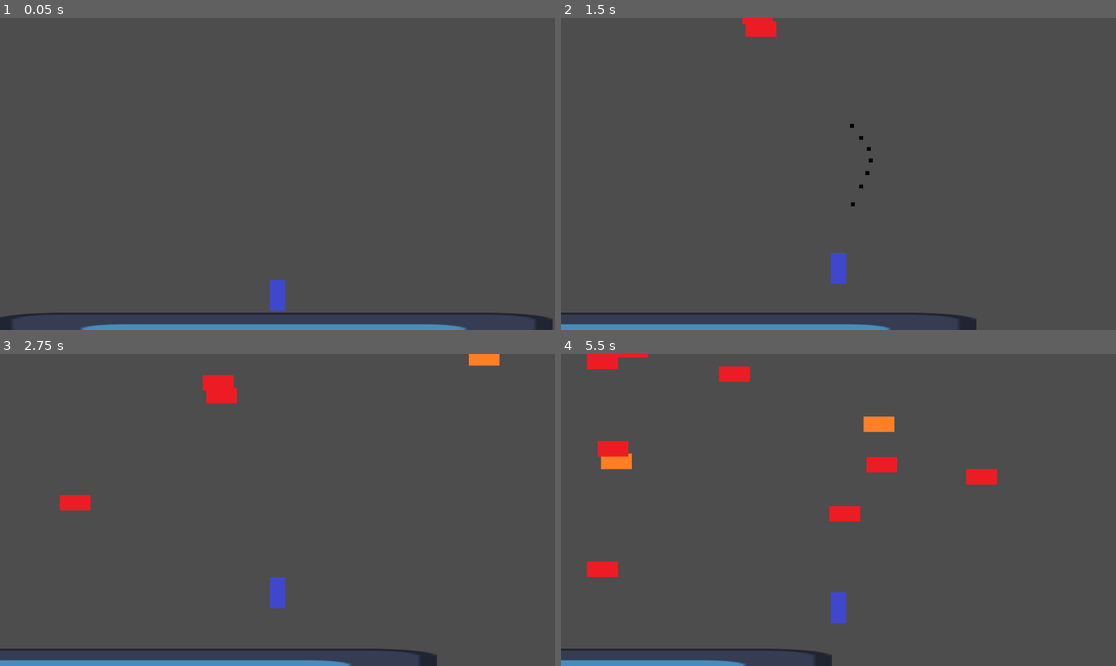
Above: before the commit, frames 1-4 (two rows, left to right).
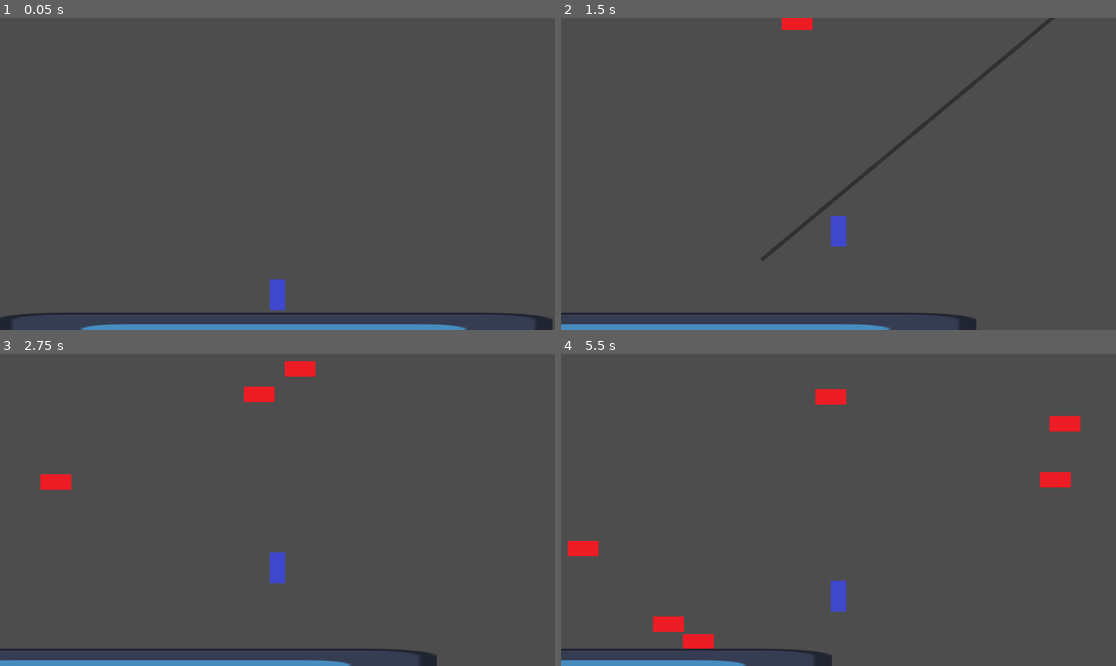
Above: after the commit, the same moments.

Repository: notMSB/bunk
Game: Godot game, scene res://scenes/game.tscn
The game is run twice, just before and just after one commit, with the same random seed, the same clock (stepped at 60 frames per second) and the same inputs. The engine's default icon, where the game draws it, is replaced by a stand-in: a white triangle on a blue panel in a dark square.
Inputs (mouse positions are in pixels of both pictures, inside the frame that each line leads up to):
- Up to frame 1 (0.05 s): no input
- Up to frame 2 (1.5 s): tap Enter (ui_accept) at 0.5, 0.8, 1.35 s; move the mouse to (960, 158) at 0.52 s; press the mouse at (960, 158) at 0.53 s; hold Right (ui_right) from 0.53 s (still down); tap Space (jump, bound only after the commit) at 0.77, 1.07 s; move the mouse to (727, 189) at 1.27 s; release the mouse at (727, 189) at 1.28 s
- Up to frame 3 (2.75 s): tap Space (jump, bound only after the commit) at 1.52, 1.82, 2.3 s; tap Up (swap, bound only after the commit) at 1.55, 2.1 s; move the mouse to (333, 441) at 2.02 s; release Right (ui_right) at 2.03 s; hold Left (ui_left) from 2.03 s (still down)
- Up to frame 4 (5.5 s): move the mouse to (810, 572) at 2.77 s; release Left (ui_left) at 2.78 s; hold Right (ui_right) 2.78-4.28 s; tap Space (jump, bound only after the commit) at 2.85, 3.02, 3.32, 3.77, 4.07, 4.52, 4.82, 5.3 s; click (810, 572) at 3.05 s; move the mouse to (1005, 556) at 3.52 s; press the mouse at (1005, 556) at 3.53 s; tap Enter (ui_accept) at 3.8, 4.35 s; move the mouse to (672, 463) at 4.27 s; release the mouse at (672, 463) at 4.28 s; hold Left (ui_left) 4.28-5.03 s; tap Up (swap, bound only after the commit) at 4.55, 5.1 s; move the mouse to (866, 510) at 5.02 s; hold Right (ui_right) from 5.03 s (still down)

The runs differ from the first frame. In frame 1, less than 0.1% of the frame differs, in the area x 48-52%, y 83-94%; in frame 2, 2.0%; in frame 3, 2.3%; in frame 4, 4.5%, in the area x 1-94%, y 0-95%.

Commit message:
enemy aggro ai

Diff:
--- a/project.godot
+++ b/project.godot
@@ -42,6 +42,24 @@
 "events": [Object(InputEventMouseButton,"resource_local_to_scene":false,"resource_name":"","device":-1,"window_id":0,"a …(253 unchanged characters)…
 ]
 }
+down={
+"deadzone": 0.5,
+"events": [Object(InputEventKey,"resource_local_to_scene":false,"resource_name":"","device":-1,"window_id":0,"alt_pressed":false,"shift_pressed":false,"ctrl_pressed":false,"meta_pressed":false,"pressed":false,"keycode":0,"physical_keycode":4194322,"key_label":0,"unicode":0,"echo":false,"script":null)
+, Object(InputEventKey,"resource_local_to_scene":false,"resource_name":"","device":-1,"window_id":0,"alt_pressed":false,"shift_pressed":false,"ctrl_pressed":false,"meta_pressed":false,"pressed":false,"keycode":0,"physical_keycode":83,"key_label":0,"unicode":115,"echo":false,"script":null)
+]
+}
+jump={
+"deadzone": 0.5,
+"events": [Object(InputEventKey,"resource_local_to_scene":false,"resource_name":"","device":-1,"window_id":0,"alt_pressed":false,"shift_pressed":false,"ctrl_pressed":false,"meta_pressed":false,"pressed":false,"keycode":0,"physical_keycode":32,"key_label":0,"unicode":32,"echo":false,"script":null)
+, Object(InputEventMouseButton,"resource_local_to_scene":false,"resource_name":"","device":-1,"window_id":0,"alt_pressed":false,"shift_pressed":false,"ctrl_pressed":false,"meta_pressed":false,"button_mask":0,"position":Vector2(0, 0),"global_position":Vector2(0, 0),"factor":1.0,"button_index":2,"canceled":false,"pressed":false,"double_click":false,"script":null)
+]
+}
+swap={
+"deadzone": 0.5,
+"events": [Object(InputEventKey,"resource_local_to_scene":false,"resource_name":"","device":-1,"window_id":0,"alt_pressed":false,"shift_pressed":false,"ctrl_pressed":false,"meta_pressed":false,"pressed":false,"keycode":0,"physical_keycode":4194320,"key_label":0,"unicode":0,"echo":false,"script":null)
+, Object(InputEventKey,"resource_local_to_scene":false,"resource_name":"","device":-1,"window_id":0,"alt_pressed":false,"shift_pressed":false,"ctrl_pressed":false,"meta_pressed":false,"pressed":false,"keycode":0,"physical_keycode":87,"key_label":0,"unicode":119,"echo":false,"script":null)
+]
+}
 
 [layer_names]
 
@@ -51,3 +69,7 @@
 2d_physics/layer_4="Floor"
 2d_physics/layer_5="Platform"
 2d_physics/layer_6="Blocker"
+
+[physics]
+
+2d/default_gravity=880.0
--- /dev/null
+++ b/scenes/basic_gun.tscn
@@ -0,0 +1,8 @@
+[gd_scene load_steps=3 format=3 uid="uid://cd5egnil261mn"]
+
+[ext_resource type="Script" path="res://scripts/basic_gun.gd" id="1_ssa6i"]
+[ext_resource type="PackedScene" uid="uid://dak8tshl61njw" path="res://scenes/bullet.tscn" id="2_vqvf0"]
+
+[node name="basic_gun" type="Node2D"]
+script = ExtResource("1_ssa6i")
+Projectile = ExtResource("2_vqvf0")
--- a/scenes/enemy.tscn
+++ b/scenes/enemy.tscn
@@ -1,7 +1,8 @@
-[gd_scene load_steps=6 format=3 uid="uid://cydvsy2fg6d5e"]
+[gd_scene load_steps=7 format=3 uid="uid://cydvsy2fg6d5e"]
 
 [ext_resource type="Script" path="res://scripts/enemy.gd" id="1_rheqo"]
 [ext_resource type="Texture2D" uid="uid://v2pfogxv7iam" path="res://assets/sprites/enemy.png" id="2_nbfk6"]
+[ext_resource type="Script" path="res://scripts/crab_ai.gd" id="3_qh04d"]
 
 [sub_resource type="RectangleShape2D" id="RectangleShape2D_v371p"]
 size = Vector2(62, 30)
@@ -10,7 +11,7 @@
 size = Vector2(64, 4)
 
 [sub_resource type="RectangleShape2D" id="RectangleShape2D_vj3ap"]
-size = Vector2(64, 32)
+size = Vector2(64, 34)
 
 [node name="Enemy" type="CharacterBody2D"]
 collision_layer = 2
@@ -35,6 +36,10 @@
 [node name="ContactDamage" type="Area2D" parent="."]
 
 [node name="CollisionShape2D" type="CollisionShape2D" parent="ContactDamage"]
+position = Vector2(0, -1)
 shape = SubResource("RectangleShape2D_vj3ap")
 
+[node name="AI" type="Node2D" parent="."]
+script = ExtResource("3_qh04d")
+
 [connection signal="body_entered" from="ContactDamage" to="." method="_on_contact_damage_body_entered"]
--- /dev/null
+++ b/scenes/laser.tscn
@@ -0,0 +1,21 @@
+[gd_scene load_steps=4 format=3 uid="uid://nam6xdgenv6o"]
+
+[ext_resource type="Script" path="res://scripts/laser.gd" id="1_ummpp"]
+[ext_resource type="Texture2D" uid="uid://2vxf00blm6y4" path="res://assets/sprites/bullet.png" id="2_a5adh"]
+
+[sub_resource type="RectangleShape2D" id="RectangleShape2D_xhnio"]
+size = Vector2(8, 8)
+
+[node name="Laser" type="Area2D"]
+scale = Vector2(125, 1)
+collision_layer = 4
+collision_mask = 35
+script = ExtResource("1_ummpp")
+
+[node name="Sprite2D" type="Sprite2D" parent="."]
+texture = ExtResource("2_a5adh")
+
+[node name="CollisionShape2D" type="CollisionShape2D" parent="."]
+shape = SubResource("RectangleShape2D_xhnio")
+
+[connection signal="body_entered" from="." to="." method="_on_body_entered"]
--- /dev/null
+++ b/scenes/laser_gun.tscn
@@ -0,0 +1,8 @@
+[gd_scene load_steps=3 format=3 uid="uid://m6ux2qjpvwha"]
+
+[ext_resource type="Script" path="res://scripts/laser_gun.gd" id="1_qfbif"]
+[ext_resource type="PackedScene" uid="uid://nam6xdgenv6o" path="res://scenes/laser.tscn" id="2_pwijd"]
+
+[node name="laser_gun" type="Node2D"]
+script = ExtResource("1_qfbif")
+Projectile = ExtResource("2_pwijd")
--- a/scenes/player.tscn
+++ b/scenes/player.tscn
@@ -1,8 +1,9 @@
-[gd_scene load_steps=5 format=3 uid="uid://0yy4i0l8ajh1"]
+[gd_scene load_steps=6 format=3 uid="uid://0yy4i0l8ajh1"]
 
 [ext_resource type="Script" path="res://scripts/player.gd" id="1_2e5t6"]
 [ext_resource type="Texture2D" uid="uid://cgvmcx23r8ods" path="res://assets/sprites/player.png" id="2_f5gig"]
-[ext_resource type="PackedScene" uid="uid://dak8tshl61njw" path="res://scenes/bullet.tscn" id="2_ii5y7"]
+[ext_resource type="PackedScene" uid="uid://m6ux2qjpvwha" path="res://scenes/laser_gun.tscn" id="3_5i3k8"]
+[ext_resource type="PackedScene" uid="uid://cd5egnil261mn" path="res://scenes/basic_gun.tscn" id="3_dpfgx"]
 
 [sub_resource type="RectangleShape2D" id="RectangleShape2D_pwljv"]
 size = Vector2(32, 64)
@@ -10,7 +11,6 @@
 [node name="Player" type="CharacterBody2D"]
 collision_mask = 30
 script = ExtResource("1_2e5t6")
-Bullet = ExtResource("2_ii5y7")
 
 [node name="Sprite2D" type="Sprite2D" parent="."]
 texture = ExtResource("2_f5gig")
@@ -23,3 +23,9 @@
 drag_vertical_enabled = true
 drag_top_margin = 1.0
 drag_bottom_margin = 1.0
+
+[node name="Weapon" type="Node2D" parent="."]
+
+[node name="laser_gun" parent="Weapon" instance=ExtResource("3_5i3k8")]
+
+[node name="basic_gun" parent="Weapon" instance=ExtResource("3_dpfgx")]
--- /dev/null
+++ b/scripts/basic_gun.gd
@@ -0,0 +1,5 @@
+extends Node2D
+
+@export var Projectile : PackedScene
+
+const COOLDOWN = .1
--- /dev/null
+++ b/scripts/crab_ai.gd
@@ -0,0 +1,18 @@
+extends Node2D
+
+var player
+@onready var enemy = get_parent()
+
+var changed = false
+
+# Called every frame. 'delta' is the elapsed time since the previous frame.
+func _process(_delta):
+	if !changed and enemy.global_position.distance_to(player.global_position) < 400:
+		var direction = (player.global_position - enemy.global_position).normalized()
+		enemy.velocity.x = direction.x
+		enemy.velocity.y = direction.y
+		enemy.velocity *= 200
+		changed = true
+
+func setup(p):
+	player = p
--- a/scripts/enemy.gd
+++ b/scripts/enemy.gd
@@ -31,12 +31,15 @@
 		boostTimer = BOOST_DEFAULT
 		velocity.y = DEFAULT_VELOCITY
 
-func set_camera(cam):
+func setup(p, cam):
 	camera = cam
+	$AI.setup(p)
 
 func change():
 	velocity.x = 0
+	velocity.y = DEFAULT_VELOCITY
 	isPlatform = true
+	$AI.queue_free()
 	$Sprite2D.texture = ResourceLoader.load("res://assets/sprites/platform.png")
 	$PlatformBody.visible = true
 	$ContactDamage.visible = false
--- /dev/null
+++ b/scripts/laser.gd
@@ -0,0 +1,18 @@
+extends Area2D
+
+var direction = Vector2()
+
+func fire(goalPos, startPos):
+	global_position = startPos
+	direction = (goalPos - startPos).normalized()
+	rotation = direction.angle()
+	position += direction * 4 * scale.x
+
+func _process(_delta):
+	$Sprite2D.modulate.a -= .02
+	if $Sprite2D.modulate.a <= 0: queue_free()
+
+func _on_body_entered(body):
+	if body.collision_layer == 2: #damage enemy
+		if !body.isPlatform:
+			body.change()
--- /dev/null
+++ b/scripts/laser_gun.gd
@@ -0,0 +1,5 @@
+extends Node2D
+
+@export var Projectile : PackedScene
+
+const COOLDOWN = .4
--- a/scripts/player.gd
+++ b/scripts/player.gd
@@ -1,6 +1,4 @@
 extends CharacterBody2D
-
-@export var Bullet : PackedScene
 
 const SPEED = 300.0
 const JUMP_VELOCITY = -500.0
@@ -12,8 +10,7 @@
 const BOOSTLIMIT = -200
 var jumpBoost = 0
 
-const SHOT_COOLDOWN = .1
-var cooldown = SHOT_COOLDOWN
+var cooldown = 0
 
 var currentPlatform = null
 
@@ -21,13 +18,17 @@
 var gravity = ProjectSettings.get_setting("physics/2d/default_gravity")
 
 func _physics_process(delta):
+	if position.y > $Camera2D.get_screen_center_position().y - $Camera2D.offset.y + BOTTOM_MOD:
+		get_tree().reload_current_scene()
 	if not is_on_floor():
 		velocity.y += gravity * delta
-
-	var bottomLimit = $Camera2D.get_screen_center_position().y - $Camera2D.offset.y + BOTTOM_MOD
-	if Input.is_action_pressed("ui_accept") and is_on_floor():
+		jumpBoost = 0
+	if Input.is_action_just_pressed("swap"):
+		$Weapon.move_child($Weapon.get_child(0), 1)
+		cooldown = $Weapon.get_child(0).COOLDOWN
+	if Input.is_action_pressed("down") and is_on_floor():
 		jumpBoost -= 2
-	if Input.is_action_just_released("ui_accept") and is_on_floor() or position.y > bottomLimit:
+	if Input.is_action_just_pressed("jump") and is_on_floor():
 		jump()
 	var direction = Input.get_axis("ui_left", "ui_right")
 	if direction:
@@ -37,11 +38,11 @@
 
 	cooldown -= delta
 	if Input.is_action_pressed("shoot") and cooldown <= 0:
-		var shot = Bullet.instantiate()
+		var shot = $Weapon.get_child(0).Projectile.instantiate()
 		get_node("../Projectiles").add_child(shot)
 
 		shot.fire(get_global_mouse_position(), global_position)
-		cooldown = SHOT_COOLDOWN
+		cooldown = $Weapon.get_child(0).COOLDOWN
 
 	#Set a platform which descends when jumping off
 	if !is_on_floor(): currentPlatform = null
@@ -58,6 +59,5 @@
 
 func jump():
 	velocity.y = JUMP_VELOCITY + max(jumpBoost, BOOSTLIMIT)
-	jumpBoost = 0
 	if currentPlatform: currentPlatform.boost(JUMP_VELOCITY + max(jumpBoost, BOOSTLIMIT))
 	currentPlatform = null
--- a/scripts/spawner.gd
+++ b/scripts/spawner.gd
@@ -1,5 +1,6 @@
 extends Node2D
 
+@onready var PLAYER = get_node("../Player")
 @onready var CAMERA = get_node("../Player/Camera2D")
 @export var Enemy : PackedScene
 
@@ -8,7 +9,7 @@
 const LEFT_LIMIT = 600
 const RIGHT_LIMIT = 600
 
-const TIMER_START = .5
+const TIMER_START = .8
 var timer = TIMER_START
 
 # Called every frame. 'delta' is the elapsed time since the previous frame.
@@ -24,7 +25,7 @@
 
 	var newEnemy = Enemy.instantiate()
 	add_child(newEnemy)
-	newEnemy.set_camera(CAMERA)
+	newEnemy.setup(PLAYER, CAMERA)
 	var rando = randi() % 3
 	if rando == 0:
 		newEnemy.global_position = Vector2(CAMERA.get_screen_center_position().x - LEFT_LIMIT, yPos)
Not shown, changed: export_presets.cfg
